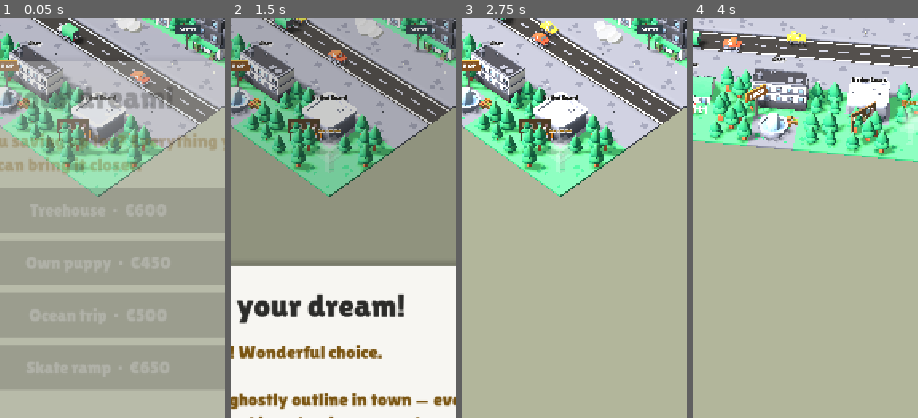
Above: before the commit, frames 1-4 (left to right).
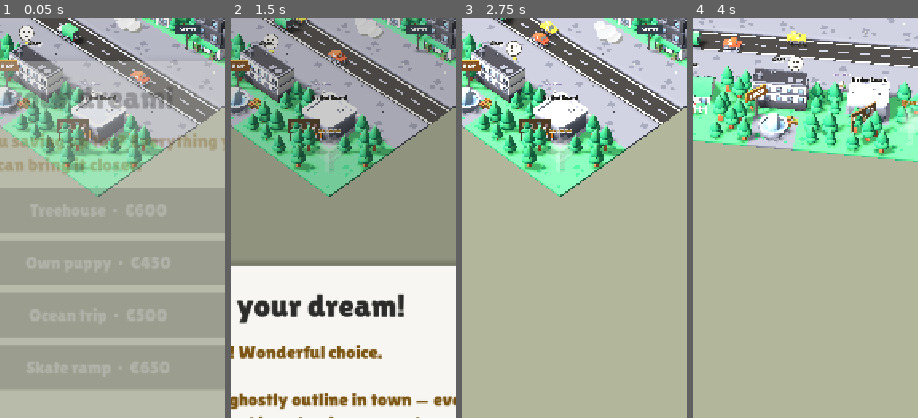
Above: after the commit, the same moments.

Repository: ayeshaverdan/townling
Game: Godot game, scene res://scenes/diorama.tscn
Same seed, same stepped clock (60 frames per second), same inputs: the game is played once before the commit and once after it.
Inputs (mouse positions are % of the whole screen's width and height, from its top left):
- Up to frame 1 (0.05 s): no input
- Up to frame 2 (1.5 s): click "Treehouse · €600" at 0.5 s; click "Let's go!" at 1.25 s
- Up to frame 3 (2.75 s): move the mouse to (72, 45) at 2.02 s; click (72, 45) at 2.17 s
- Up to frame 4 (4 s): drag from (30, 55) to (45, 70) at 2.77 s; move the mouse to (60, 28) at 3.52 s; click (60, 28) at 3.67 s
The pictures show only the part of the screen within x 28-78%, y 50-100%; the shares and areas given below are measured in that part.

The runs differ from the first frame. In frame 1, 0.3% of the frame differs, in the area x 8-45%, y 2-20%; in frame 2, 0.2%; in frame 3, 0.3%; in frame 4, 0.3%, in the area x 42-71%, y 9-19%.

Commit message:
Aunt Vera in person + the player's Townling with a living mood
Kid playtest: "they need Aunt Vera, and their own character showing
what's happening — tired, happy — and Vera's advice before bad decisions."

- The Townling: a little primitive citizen (green shirt, gold cap) who
  wanders the south sidewalk with a MOOD BUBBLE overhead — happy/fine/
  tired/exhausted faces follow the pay tier; walking pace, hop height and
  a weary slump follow wellbeing. Your state is now visible in the world.
- Aunt Vera stands by the Notice Board plaza — grey bun, cardigan, and
  her parrot (per the docs), name-tagged.
- Her portrait (with parrot) heads every card she speaks through: rest
  day, chapter announce/result, dream reflections, and the new confirms.
- Question-form confirmations at self-harmful moments (design doc §5
  amendment: ask, state numbers, NEVER block — "Do it anyway" always):
  sleeping with no dinner, sleeping into unpayable rent, and spending
  your last dinner money on the dream jar or savings.

Co-Authored-By: Claude Opus 4.8 <noreply@anthropic.com>

Diff:
--- a/game/scripts/diorama.gd
+++ b/game/scripts/diorama.gd
@@ -78,6 +78,17 @@
 var _hud_chapter: Label
 var _lights_built := false
 var _bike_built := false
+
+# The player's little Townling and Aunt Vera on the diorama (design doc §5).
+var _townling: Node3D
+var _mood_sprite: Sprite3D
+var _mood_key := ""
+var _walk_dir := 1.0
+
+# Vera question-form confirmations (never blocking, never before it's chosen).
+var _vera_next: Callable
+var _vera_back := ""
+var _portrait: TextureRect
 
 # Delivery Dash mini-game (spec §3: optional 30-60s shift mini-game).
 var _dash_area: Control
@@ -225,6 +236,14 @@
 		# let the lerp settle for the capture
 		for i in 90:
 			_update_city_life(0.1)
+	elif "--ui8" in OS.get_cmdline_args():
+		GameState.autosave = false
+		GameState.init_new()
+		GameState.select_dream("puppy")
+		GameState.day = 7
+		GameState.wallet = 41
+		_current_screen = "Evening"
+		_vera_confirm("Before you sleep: you haven't had dinner — you'll wake up drained — and rent is €60 tonight and you only have €41 — you'll wake up in the red. Sleep anyway?", _do_sleep)
 	elif "--ui4" in OS.get_cmdline_args():
 		GameState.autosave = false
 		GameState.init_new()
@@ -350,6 +369,9 @@
 	_spawn("pavement-fountain", FOUNTAIN_CELL)
 	_scatter_confetti()
 	_update_dream_spot()
+
+	_build_townling()
+	_build_vera()
 
 	# Street life: cars drive the two lanes and loop around (design: the town
 	# feels alive; movement is ambient, never interactive).
@@ -635,6 +657,143 @@
 	)
 
 
+# --- The little Townling + Aunt Vera (design doc §5 characters) ---------------
+
+func _mini_person(shirt: Color, skin: Color) -> Node3D:
+	var root := Node3D.new()
+	var body := MeshInstance3D.new()
+	var cap := CapsuleMesh.new()
+	cap.radius = 0.055
+	cap.height = 0.19
+	body.mesh = cap
+	var bmat := StandardMaterial3D.new()
+	bmat.albedo_color = shirt
+	bmat.roughness = 0.9
+	body.material_override = bmat
+	body.position = Vector3(0, 0.115, 0)
+	root.add_child(body)
+	var head := MeshInstance3D.new()
+	var hm := SphereMesh.new()
+	hm.radius = 0.055
+	hm.height = 0.11
+	head.mesh = hm
+	var hmat := StandardMaterial3D.new()
+	hmat.albedo_color = skin
+	hmat.roughness = 0.9
+	head.material_override = hmat
+	head.position = Vector3(0, 0.26, 0)
+	root.add_child(head)
+	return root
+
+
+func _build_townling() -> void:
+	_townling = _mini_person(Color("7fb77f"), Color("eecfb3"))
+	_townling.position = Vector3(2.0, GROUND_Y, 4.4)
+	world.add_child(_townling)
+	# a little gold cap
+	var cap := MeshInstance3D.new()
+	var cm := CylinderMesh.new()
+	cm.top_radius = 0.05
+	cm.bottom_radius = 0.062
+	cm.height = 0.035
+	cap.mesh = cm
+	var cmat := StandardMaterial3D.new()
+	cmat.albedo_color = Color("e7b24c")
+	cap.material_override = cmat
+	cap.position = Vector3(0, 0.315, 0)
+	_townling.add_child(cap)
+	# the mood bubble floats overhead
+	_mood_sprite = Sprite3D.new()
+	_mood_sprite.billboard = BaseMaterial3D.BILLBOARD_ENABLED
+	_mood_sprite.pixel_size = 0.004
+	_mood_sprite.position = Vector3(0, 0.62, 0)
+	_mood_sprite.no_depth_test = true
+	_townling.add_child(_mood_sprite)
+	_update_mood()
+
+
+func _build_vera() -> void:
+	var vera := _mini_person(Color("c9aee4"), Color("eecfb3"))
+	vera.position = Vector3(4.35, GROUND_Y, 4.55)
+	vera.rotation.y = deg_to_rad(-35.0)
+	world.add_child(vera)
+	# grey bun
+	var bun := MeshInstance3D.new()
+	var bm := SphereMesh.new()
+	bm.radius = 0.032
+	bm.height = 0.064
+	bun.mesh = bm
+	var gmat := StandardMaterial3D.new()
+	gmat.albedo_color = Color("c8c6c4")
+	bun.material_override = gmat
+	bun.position = Vector3(0, 0.33, -0.02)
+	vera.add_child(bun)
+	# the parrot (docs: retired banker WITH a parrot)
+	var parrot := MeshInstance3D.new()
+	var pm := SphereMesh.new()
+	pm.radius = 0.028
+	pm.height = 0.07
+	parrot.mesh = pm
+	var pmat := StandardMaterial3D.new()
+	pmat.albedo_color = Color("6ebe6e")
+	parrot.material_override = pmat
+	parrot.position = Vector3(0.085, 0.24, 0.0)
+	vera.add_child(parrot)
+	var tag := Label3D.new()
+	tag.text = "Aunt Vera"
+	tag.font = _font
+	tag.billboard = BaseMaterial3D.BILLBOARD_ENABLED
+	tag.pixel_size = 0.0028
+	tag.font_size = 30
+	tag.modulate = Color("6d5a8a")
+	tag.outline_size = 8
+	tag.outline_modulate = Color(1, 1, 1, 0.9)
+	tag.position = Vector3(0, 0.55, 0)
+	vera.add_child(tag)
+
+
+## The Townling wanders the south sidewalk; pace and posture follow wellbeing.
+func _update_townling(delta: float) -> void:
+	if _townling == null:
+		return
+	var wb: int = GameState.wellbeing
+	var speed := 0.32
+	if wb < 30:
+		speed = 0.08
+	elif wb < 60:
+		speed = 0.18
+	_townling.position.x += speed * _walk_dir * delta
+	if _townling.position.x > 4.9:
+		_walk_dir = -1.0
+	elif _townling.position.x < 1.1:
+		_walk_dir = 1.0
+	_townling.rotation.y = deg_to_rad(90.0 if _walk_dir > 0.0 else -90.0)
+	# a bouncy step when well, a weary shuffle when not
+	var t := Time.get_ticks_msec() / 1000.0
+	var hop := 0.02 + 0.02 * (float(wb) / 100.0)
+	_townling.position.y = GROUND_Y + absf(sin(t * (2.0 + 3.0 * float(wb) / 100.0))) * hop
+	_townling.rotation.z = deg_to_rad(-8.0) if wb < 30 else 0.0
+	_update_mood()
+
+
+func _update_mood() -> void:
+	if _mood_sprite == null:
+		return
+	var key := str(GameState.pay_tier().get("label", "fine"))
+	if key == _mood_key:
+		return
+	_mood_key = key
+	var tex_name := "mood_fine"
+	match key:
+		"thriving":
+			tex_name = "mood_happy"
+		"tired":
+			tex_name = "mood_tired"
+		"exhausted":
+			tex_name = "mood_exhausted"
+	_mood_sprite.texture = load("res://assets/ui/%s.png" % tex_name)
+
+
 # --- Feedback FX (design doc §13: money animates into/out of the wallet) -----
 
 ## Fly a batch of coins between the card and the wallet. delta>0 = earning
@@ -981,6 +1140,44 @@
 func _after_chapter_result() -> void:
 	_current_screen = "Evening"
 	_open_evening()
+
+
+## Aunt Vera asks a question before clearly self-harmful choices — question-
+## form, never blocking, never a lecture (design doc §5 mentor voice; fun-test
+## amendment: she may ASK before, the lesson still comes after).
+func _vera_confirm(message: String, on_confirm: Callable) -> void:
+	_vera_back = _current_screen
+	_vera_next = on_confirm
+	_current_screen = "Vera"
+	_screen_title.text = "Aunt Vera wonders…"
+	_screen_body.text = message + "\n\n— Aunt Vera"
+	_build_actions()
+	if not _screen_open:
+		_show_card()
+
+
+func _vera_cancel() -> void:
+	_vera_next = Callable()
+	var back := _vera_back
+	_vera_back = ""
+	match back:
+		"Evening":
+			_current_screen = "Evening"
+			_open_evening()
+		"Home", "Bank":
+			_current_screen = back
+			_screen_title.text = back
+			_screen_body.text = _blurb_for(back)
+			_build_actions()
+		_:
+			_close_screen()
+
+
+func _blurb_for(name: String) -> String:
+	for lm in LANDMARKS:
+		if lm["name"] == name:
+			return lm["blurb"]
+	return ""
 
 
 ## The Delivery Dash: tap all parcels, fast = bigger tip (spec §3).
@@ -1632,13 +1829,27 @@
 				evb.pressed.connect(_open_event)
 			else:
 				var s := _action_button("Sleep  💤  ·  start day %d" % (GameState.day + 1))
-				s.pressed.connect(_do_sleep)
+				s.pressed.connect(_sleep_pressed)
 		"RestDay":
 			var ok := _action_button("Okay, I'll rest…")
 			ok.pressed.connect(_close_screen)
 		"Promotion":
 			var yay := _action_button("YES! Back to work!")
 			yay.pressed.connect(_close_screen)
+		"Vera":
+			var go_b := _action_button("Do it anyway")
+			go_b.pressed.connect(func() -> void:
+				var act := _vera_next
+				var back := _vera_back
+				_vera_next = Callable()
+				_vera_back = ""
+				_current_screen = back
+				_screen_title.text = back
+				_screen_body.text = _blurb_for(back)
+				act.call()
+			)
+			var think := _action_button("Hmm, let me think…")
+			think.pressed.connect(_vera_cancel)
 		"Event":
 			var card: Dictionary = GameState.tonight_event()
 			if card.is_empty():
@@ -1682,6 +1893,10 @@
 			cb2.pressed.connect(_after_chapter_result)
 		_:
 			_screen_body.text += "\n\n(coming soon)"
+	# Aunt Vera's portrait appears on every card she speaks through.
+	if _portrait != null:
+		_portrait.visible = _current_screen in ["Vera", "RestDay", "Chapter", "ChapterResult"] \
+			or (_current_screen == "Dream" and GameState.dream_complete())
 	# Must-answer screens have no escape hatch (dream pick, live event).
 	if _close_btn != null:
 		var must_answer := (
@@ -1714,6 +1929,14 @@
 
 
 func _do_fund_dream() -> void:
+	var cheapest := int(GameState.econ.get("groceries", [])[0].get("cost", 20))
+	var step: int = mini(int(GameState.econ.get("dream_step", 25)),
+		GameState.dream_cost() - GameState.dream_saved)
+	if GameState.groceries_today == "" and GameState.wallet >= cheapest \
+			and GameState.wallet - step < cheapest and _current_screen != "Vera":
+		_vera_confirm("That €%d is your dinner money, sweetheart. Dreams grow faster on a full tummy — still add it to the jar?" % step,
+			_do_fund_dream)
+		return
 	var r: Dictionary = GameState.fund_dream()
 	if r.is_empty():
 		return
@@ -1768,6 +1991,13 @@
 
 
 func _do_bank(amount: int, into_savings: bool) -> void:
+	var cheapest := int(GameState.econ.get("groceries", [])[0].get("cost", 20))
+	if into_savings and GameState.groceries_today == "" \
+			and GameState.wallet >= cheapest and GameState.wallet - amount < cheapest \
+			and _current_screen != "Vera":
+		_vera_confirm("Saving is wonderful — but that's your dinner money. Put it in the jar anyway?",
+			func() -> void: _do_bank(amount, into_savings))
+		return
 	var ok := GameState.deposit(amount) if into_savings else GameState.withdraw(amount)
 	if not ok:
 		return
@@ -1776,6 +2006,19 @@
 	_screen_body.text = "Your coins are safe in the jar." if into_savings \
 		else "Coins back in your pocket."
 	_build_actions()
+
+
+func _sleep_pressed() -> void:
+	var warnings: Array[String] = []
+	if GameState.groceries_today == "":
+		warnings.append("you haven't had dinner — you'll wake up drained")
+	if GameState.rent_due_tonight() and GameState.wallet < GameState.rent_amount():
+		warnings.append("rent is €%d tonight and you only have €%d — you'll wake up in the red" % [
+			GameState.rent_amount(), GameState.wallet])
+	if warnings.size() > 0 and _current_screen != "Vera":
+		_vera_confirm("Before you sleep: %s. Sleep anyway?" % " — and ".join(warnings), _do_sleep)
+		return
+	_do_sleep()
 
 
 func _do_sleep() -> void:
@@ -1834,6 +2077,14 @@
 
 	var header := HBoxContainer.new()
 	col.add_child(header)
+
+	_portrait = TextureRect.new()
+	_portrait.texture = load("res://assets/ui/vera.png")
+	_portrait.custom_minimum_size = Vector2(72, 72)
+	_portrait.expand_mode = TextureRect.EXPAND_IGNORE_SIZE
+	_portrait.stretch_mode = TextureRect.STRETCH_KEEP_ASPECT_CENTERED
+	_portrait.visible = false
+	header.add_child(_portrait)
 
 	_screen_title = Label.new()
 	_screen_title.size_flags_horizontal = Control.SIZE_EXPAND_FILL
@@ -1968,6 +2219,7 @@
 		_cam_dist = lerpf(_cam_dist, _cam_dist_target, w)
 		_apply_camera()
 	_update_city_life(delta)
+	_update_townling(delta)
 	if _hud_heart_icon == null:
 		return
 	if GameState.wellbeing < 30:
Binary file added: game/assets/ui/mood_exhausted.png
Not shown, added: game/assets/ui/mood_exhausted.png.import
Binary file added: game/assets/ui/mood_fine.png
Not shown, added: game/assets/ui/mood_fine.png.import
Binary file added: game/assets/ui/mood_happy.png
Not shown, added: game/assets/ui/mood_happy.png.import
Binary file added: game/assets/ui/mood_tired.png
Not shown, added: game/assets/ui/mood_tired.png.import
Binary file added: game/assets/ui/vera.png
Not shown, added: game/assets/ui/vera.png.import
Not shown, changed: .ai/context/design-document.md
